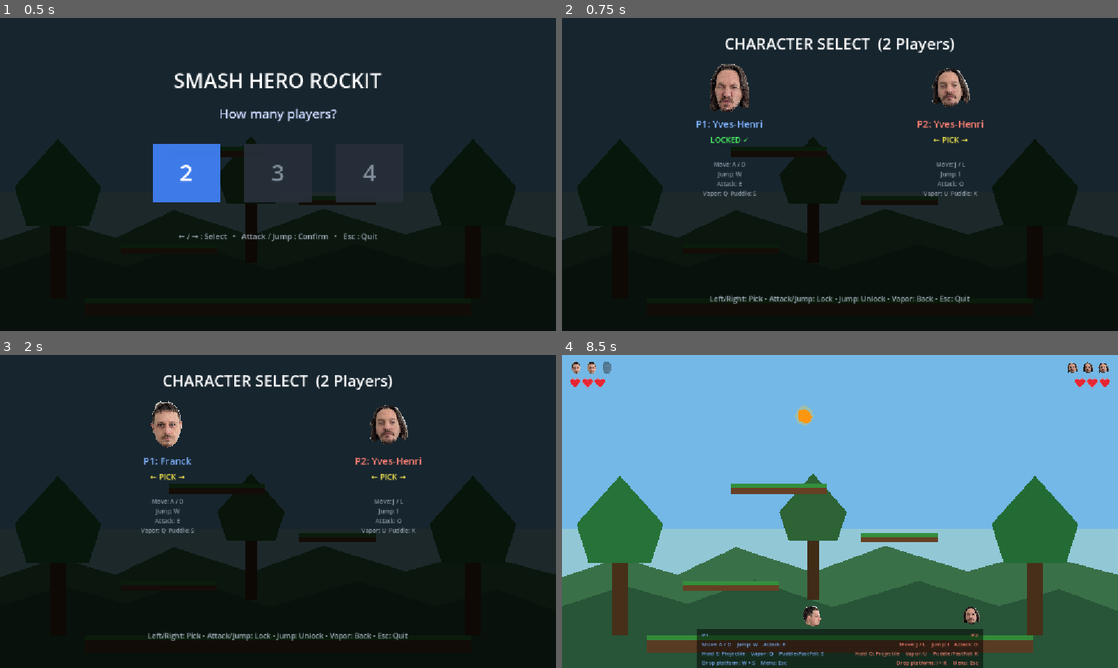
Above: before the commit, frames 1-4 (two rows, left to right).
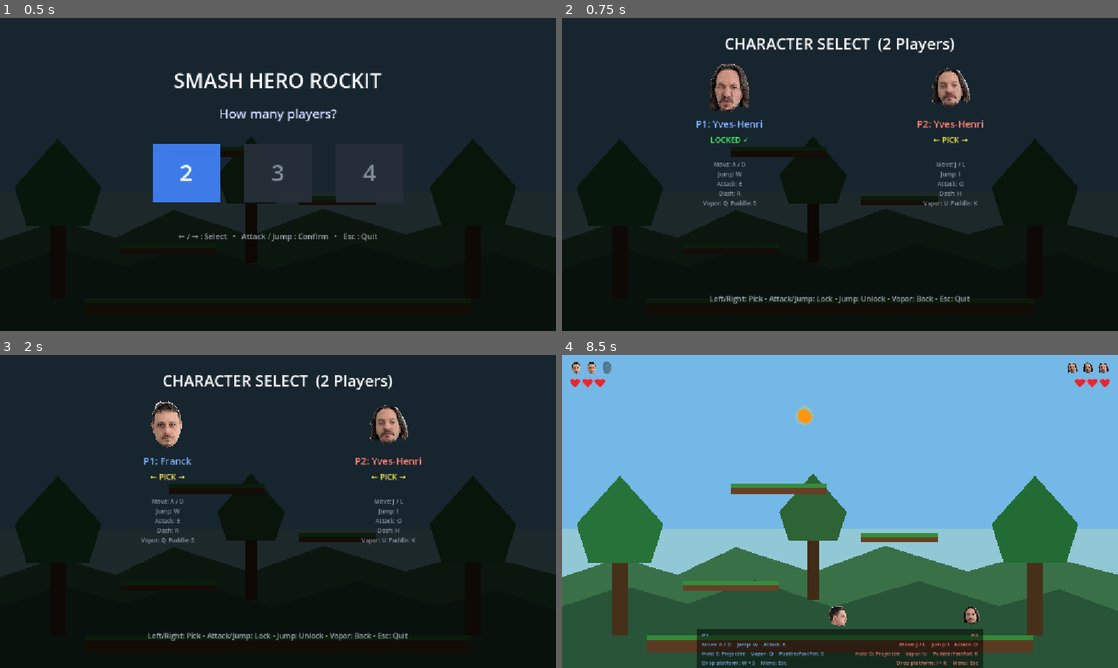
Above: after the commit, the same moments.

Repository: yhovart/smash-hero-rockit
Game: Godot game, scene res://main.tscn
The game is run twice, just before and just after one commit, with the same random seed, the same clock (stepped at 60 frames per second) and the same inputs.
Inputs:
- Up to frame 1 (0.5 s): no input
- Up to frame 2 (0.75 s): tap Enter at 0.5 s; hold D (p1_right) from 0.53 s (still down); tap E (p1_attack) at 0.6 s
- Up to frame 3 (2 s): keep holding D (p1_right); tap W (p1_jump) at 0.77, 1.07, 1.52, 1.82 s; tap S (p1_puddle) at 0.8, 1.35 s; tap Q (p1_vapor) at 1.55 s
- Up to frame 4 (8.5 s): release D (p1_right) at 2.03 s; hold A (p1_left) 2.03-2.78 s; tap Q (p1_vapor) at 2.1 s; tap O (p2_attack) at 2.3, 2.85 s; tap Space at 2.75 s; hold D (p1_right) 2.78-4.28 s; tap W (p1_jump) at 3.02, 3.32, 3.77, 4.07, 4.52, 4.82, 6.02, 6.32, 6.77, 7.07, 7.52, 7.82 s; tap J (p2_left) at 3.05, 3.6 s; tap K (p2_puddle) at 3.8, 4.35 s; hold A (p1_left) 4.28-5.03 s; tap L (p2_right) at 4.55, 5.1 s; hold D (p1_right) 5.03-5.78 s; tap U (p2_vapor) at 5.3, 5.85 s; hold A (p1_left) 5.78-7.28 s; tap Keypad 5 (p3_attack) at 6.05, 6.6 s; tap Keypad 2 (p3_puddle) at 6.8, 7.35 s; hold D (p1_right) from 7.28 s (still down); tap Keypad 7 (p3_vapor) at 7.55, 8.1 s; tap R (p1_dash, bound only after the commit) at 8.3 s

Frame 1 is identical in both runs. In frame 2, 0.4% of the frame differs, in the area x 25-75%, y 55-61%; in frame 3, 0.4%; in frame 4, 0.3%.

Commit message:
add dash

Diff:
--- a/main.gd
+++ b/main.gd
@@ -3,10 +3,10 @@
 # ─── Constants ─────────────────────────────────────────────────────────────────
 
 const PLAYER_ACTION_SETS: Array = [
-	["p1_left", "p1_right", "p1_jump", "p1_attack", "p1_vapor", "p1_puddle"],
-	["p2_left", "p2_right", "p2_jump", "p2_attack", "p2_vapor", "p2_puddle"],
-	["p3_left", "p3_right", "p3_jump", "p3_attack", "p3_vapor", "p3_puddle"],
-	["p4_left", "p4_right", "p4_jump", "p4_attack", "p4_vapor", "p4_puddle"],
+	["p1_left", "p1_right", "p1_jump", "p1_attack", "p1_vapor", "p1_puddle", "p1_dash"],
+	["p2_left", "p2_right", "p2_jump", "p2_attack", "p2_vapor", "p2_puddle", "p2_dash"],
+	["p3_left", "p3_right", "p3_jump", "p3_attack", "p3_vapor", "p3_puddle", "p3_dash"],
+	["p4_left", "p4_right", "p4_jump", "p4_attack", "p4_vapor", "p4_puddle", "p4_dash"],
 ]
 const CHARACTER_NAMES: Array[String] = ["Franck", "Yves-Henri", "Joel", "Maite"]
 const CHARACTER_ASSET_PREFIXES: Array[String] = ["franck", "Yves-Henri", "Joel", "Maite"]
@@ -62,16 +62,16 @@
 }
 const VIEWPORT_W := 1152.0
 const VIEWPORT_H := 648.0
-const P1_ACTIONS: Array[String] = ["p1_left", "p1_right", "p1_jump", "p1_attack", "p1_vapor", "p1_puddle"]
-const P2_ACTIONS: Array[String] = ["p2_left", "p2_right", "p2_jump", "p2_attack", "p2_vapor", "p2_puddle"]
-const P3_ACTIONS: Array[String] = ["p3_left", "p3_right", "p3_jump", "p3_attack", "p3_vapor", "p3_puddle"]
-const P4_ACTIONS: Array[String] = ["p4_left", "p4_right", "p4_jump", "p4_attack", "p4_vapor", "p4_puddle"]
+const P1_ACTIONS: Array[String] = ["p1_left", "p1_right", "p1_jump", "p1_attack", "p1_vapor", "p1_puddle", "p1_dash"]
+const P2_ACTIONS: Array[String] = ["p2_left", "p2_right", "p2_jump", "p2_attack", "p2_vapor", "p2_puddle", "p2_dash"]
+const P3_ACTIONS: Array[String] = ["p3_left", "p3_right", "p3_jump", "p3_attack", "p3_vapor", "p3_puddle", "p3_dash"]
+const P4_ACTIONS: Array[String] = ["p4_left", "p4_right", "p4_jump", "p4_attack", "p4_vapor", "p4_puddle", "p4_dash"]
 const ALL_ACTION_SETS: Array = [P1_ACTIONS, P2_ACTIONS, P3_ACTIONS, P4_ACTIONS]
 
 const PLAYER_CONTROLS_TEXT: Array[String] = [
-	"Move: A / D\nJump: W\nAttack: E\nVapor: Q  Puddle: S",
-	"Move: J / L\nJump: I\nAttack: O\nVapor: U  Puddle: K",
-	"Move: Num4 / Num6\nJump: Num8\nAttack: Num5\nVapor: Num7  Puddle: Num2",
+	"Move: A / D\nJump: W\nAttack: E\nDash: R\nVapor: Q  Puddle: S",
+	"Move: J / L\nJump: I\nAttack: O\nDash: H\nVapor: U  Puddle: K",
+	"Move: Num4 / Num6\nJump: Num8\nAttack: Num5\nDash: Num9\nVapor: Num7  Puddle: Num2",
 	"Gamepad only\n(Device 4)",
 ]
 
@@ -226,7 +226,7 @@
 # ─── Input Registration (P3/P4) ───────────────────────────────────────────────
 
 func _register_extra_actions() -> void:
-	for suffix in ["left", "right", "jump", "attack", "vapor", "puddle"]:
+	for suffix in ["left", "right", "jump", "attack", "vapor", "puddle", "dash"]:
 		for prefix in ["p3", "p4"]:
 			var action_name := "%s_%s" % [prefix, suffix]
 			if not InputMap.has_action(action_name):
@@ -238,6 +238,7 @@
 	_bind_key_to_action("p3_attack", KEY_KP_5)
 	_bind_key_to_action("p3_vapor", KEY_KP_7)
 	_bind_key_to_action("p3_puddle", KEY_KP_2)
+	_bind_key_to_action("p3_dash", KEY_KP_9)
 	# P4: no keyboard by default (gamepad only)
 
 
@@ -1111,6 +1112,7 @@
 	"attack": {"buttons": [JOY_BUTTON_X],          "axes": []},
 	"vapor":  {"buttons": [JOY_BUTTON_Y],          "axes": []},
 	"puddle": {"buttons": [JOY_BUTTON_B],          "axes": []},
+	"dash":   {"buttons": [JOY_BUTTON_RIGHT_SHOULDER], "axes": []},
 }
 
 
@@ -1169,6 +1171,7 @@
 		_bind_joy_button_if_missing("%s_attack" % prefix, JOY_BUTTON_X, p_idx)
 		_bind_joy_button_if_missing("%s_vapor" % prefix, JOY_BUTTON_Y, p_idx)
 		_bind_joy_button_if_missing("%s_puddle" % prefix, JOY_BUTTON_B, p_idx)
+		_bind_joy_button_if_missing("%s_dash" % prefix, JOY_BUTTON_RIGHT_SHOULDER, p_idx)
 		_bind_joy_motion_if_missing("%s_left" % prefix, JOY_AXIS_LEFT_X, -1.0, p_idx)
 		_bind_joy_motion_if_missing("%s_right" % prefix, JOY_AXIS_LEFT_X, 1.0, p_idx)
 
--- a/main.tscn
+++ b/main.tscn
@@ -38,6 +38,7 @@
 action_attack = "p2_attack"
 action_vapor = "p2_vapor"
 action_puddle = "p2_puddle"
+action_dash = "p2_dash"
 body_color = Color(0.9, 0.2, 0.15, 1.0)
 
 [node name="Player3" parent="." groups=["player"] instance=ExtResource("1_player")]
@@ -50,6 +51,7 @@
 action_attack = "p3_attack"
 action_vapor = "p3_vapor"
 action_puddle = "p3_puddle"
+action_dash = "p3_dash"
 body_color = Color(0.2, 0.8, 0.35, 1.0)
 
 [node name="Player4" parent="." groups=["player"] instance=ExtResource("1_player")]
@@ -62,6 +64,7 @@
 action_attack = "p4_attack"
 action_vapor = "p4_vapor"
 action_puddle = "p4_puddle"
+action_dash = "p4_dash"
 body_color = Color(0.95, 0.75, 0.2, 1.0)
 
 [node name="HUD" type="CanvasLayer" parent="."]
--- a/player/player.gd
+++ b/player/player.gd
@@ -22,6 +22,9 @@
 const FORM_COOLDOWN = 2.0
 const ATTACK_KNOCKBACK = 800.0
 const STOMP_BOUNCE = -350.0
+const DASH_SPEED = 600.0
+const DASH_DURATION = 0.15
+const DASH_COOLDOWN = 0.5
 const MAX_HITS = 3
 const MAX_STOCKS = 3
 const HIT_INVINCIBILITY = 0.5
@@ -32,6 +35,7 @@
 @export var action_attack := "p1_attack"
 @export var action_vapor := "p1_vapor"
 @export var action_puddle := "p1_puddle"
+@export var action_dash := "p1_dash"
 @export var body_color := Color(0.15, 0.45, 0.95, 1.0)
 @export var spawn_position := Vector2(300, 500)
 @export var asset_prefix := "franck"
@@ -60,6 +64,9 @@
 var was_on_floor := false
 var has_double_jump := true
 var is_fast_falling := false
+var is_dashing := false
+var dash_timer := 0.0
+var dash_cooldown_timer := 0.0
 const VISUAL_STATES := ["face", "left", "right", "attack", "dolor", "victory", "defeat"]
 var visual_textures: Dictionary = {}
 
@@ -123,6 +130,7 @@
 	cooldown_timer = max(cooldown_timer - delta, 0.0)
 	invincible_timer = max(invincible_timer - delta, 0.0)
 	projectile_cooldown_timer = max(projectile_cooldown_timer - delta, 0.0)
+	dash_cooldown_timer = max(dash_cooldown_timer - delta, 0.0)
 
 	if drop_through_timer > 0.0:
 		drop_through_timer -= delta
@@ -135,6 +143,7 @@
 		avatar.modulate.a = 1.0
 
 	_handle_attack(delta)
+	_handle_dash(delta)
 	_handle_form_switch(delta)
 
 	if form != Form.WATER:
@@ -188,10 +197,29 @@
 	jump_buffer_timer = 0.0
 	has_double_jump = true
 	is_fast_falling = false
+	is_dashing = false
+	dash_timer = 0.0
+	dash_cooldown_timer = 0.0
 	set_collision_mask_value(1, true)
 	invincible_timer = HIT_INVINCIBILITY
 	global_position = spawn_position
 	velocity = Vector2.ZERO
+
+func _handle_dash(delta: float) -> void:
+	if is_dashing:
+		dash_timer -= delta
+		if dash_timer <= 0.0:
+			is_dashing = false
+		return
+	if form == Form.WATER and dash_cooldown_timer <= 0.0 and Input.is_action_just_pressed(action_dash):
+		is_dashing = true
+		dash_timer = DASH_DURATION
+		dash_cooldown_timer = DASH_COOLDOWN
+		var dir := Input.get_axis(action_left, action_right)
+		if dir != 0.0:
+			facing = sign(dir)
+		velocity.x = facing * DASH_SPEED
+		velocity.y = 0.0
 
 func _handle_form_switch(delta: float) -> void:
 	if puddle_buffer > 0.0:
@@ -274,6 +302,9 @@
 	get_parent().add_child(proj)
 
 func _normal_physics(delta: float) -> void:
+	if is_dashing:
+		return
+
 	var on_floor := is_on_floor()
 
 	if on_floor:
--- a/project.godot
+++ b/project.godot
@@ -106,6 +106,19 @@
 ]
 }
 
+p1_dash={
+"deadzone": 0.2,
+"events": [Object(InputEventKey,"resource_local_to_scene":false,"resource_name":"","device":-1,"window_id":0,"alt_pressed":false,"shift_pressed":false,"ctrl_pressed":false,"meta_pressed":false,"pressed":false,"keycode":0,"physical_keycode":82,"key_label":0,"unicode":0,"location":0,"echo":false,"script":null)
+, Object(InputEventJoypadButton,"resource_local_to_scene":false,"resource_name":"","device":0,"button_index":10,"pressure":0.0,"pressed":false,"script":null)
+]
+}
+p2_dash={
+"deadzone": 0.2,
+"events": [Object(InputEventKey,"resource_local_to_scene":false,"resource_name":"","device":-1,"window_id":0,"alt_pressed":false,"shift_pressed":false,"ctrl_pressed":false,"meta_pressed":false,"pressed":false,"keycode":0,"physical_keycode":72,"key_label":0,"unicode":0,"location":0,"echo":false,"script":null)
+, Object(InputEventJoypadButton,"resource_local_to_scene":false,"resource_name":"","device":1,"button_index":10,"pressure":0.0,"pressed":false,"script":null)
+]
+}
+
 [physics]
 
 3d/physics_engine="Jolt Physics"
